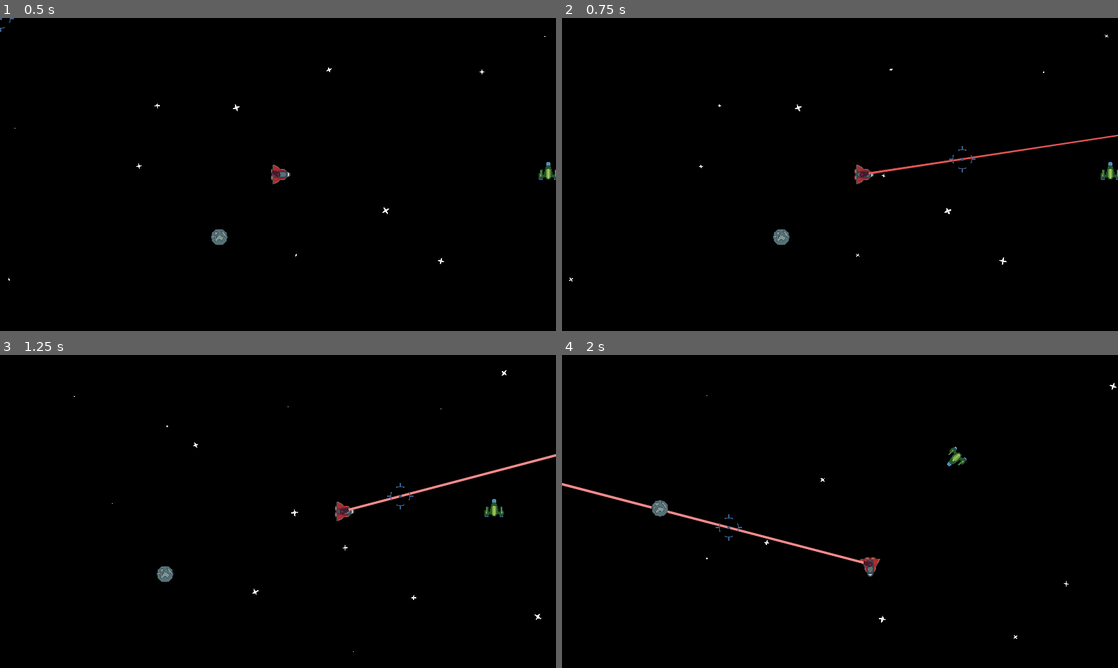
Above: before the commit, frames 1-4 (two rows, left to right).
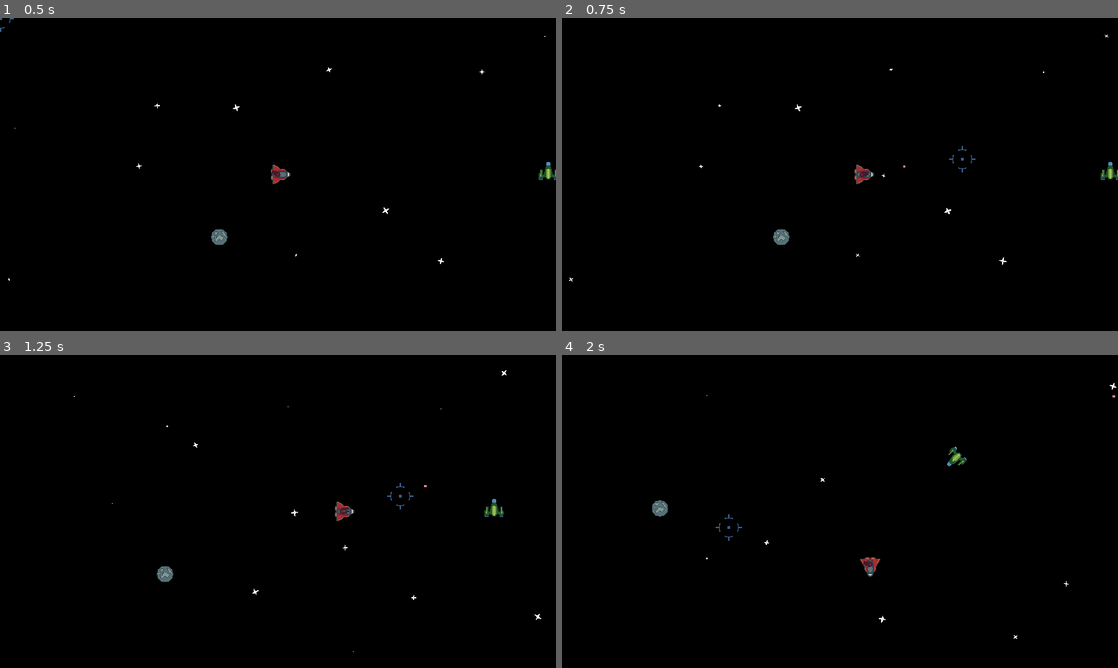
Above: after the commit, the same moments.

Repository: BulsonJ/Space_Shooter
Game: Godot game, scene res://World.tscn
Two runs of this game, one before a commit and one after it. Both use one fixed random seed, a clock stepped at 60 frames per second and the inputs below. The engine's default icon, where the game draws it, is replaced by a stand-in: a white triangle on a blue panel in a dark square.
Inputs (mouse positions are in pixels of both pictures, inside the frame that each line leads up to):
- Up to frame 1 (0.5 s): no input
- Up to frame 2 (0.75 s): move the mouse to (962, 158) at 0.52 s; press the mouse at (962, 158) at 0.53 s; hold D (move_right) from 0.53 s (still down)
- Up to frame 3 (1.25 s): keep holding D (move_right); tap 1 (weapon_1, bound only after the commit) at 0.8 s
- Up to frame 4 (2 s): move the mouse to (728, 527) at 1.27 s; release D (move_right) at 1.28 s; release the mouse at (728, 527) at 1.28 s; hold S (move_down) from 1.28 s (still down); tap 1 (weapon_1, bound only after the commit) at 1.35 s; tap 2 (weapon_2, bound only after the commit) at 1.55 s

Frame 1 is identical in both runs. In frame 2, 0.3% of the frame differs, in the area x 55-100%, y 37-50%; in frame 3, 0.4%; in frame 4, 0.5%, in the area x 0-100%, y 12-67%.

Commit message:
Cannon added
Rudimentary cannon implementation added.
Not much flexibility.
Turret images now attached to weapon.

TO FIX: Better bullet creation(not just multiple get_parent()s)

Diff:
--- a/Enemies/Enemy_1.gd
+++ b/Enemies/Enemy_1.gd
@@ -10,7 +10,6 @@
 
 var max_health := 2.0
 onready var health = max_health
-
 
 func _physics_process(delta: float) -> void:
 	if not _target:
--- a/Player/Player.gd
+++ b/Player/Player.gd
@@ -12,11 +12,18 @@
 onready var ship := $Ship
 onready var weapon_slot := $WeaponSlot
 
+onready var laser = preload("res://Weapons/LaserBeam/LaserBeam.tscn")
+onready var cannon = preload("res://Weapons/Cannon/Cannon.tscn")
+
 func _input(event: InputEvent) -> void:
 	if event.is_action_pressed("shoot"):
 		weapon_slot.fire()
 	if event.is_action_released("shoot"):
 		weapon_slot.stop_firing()
+	if event.is_action_pressed("weapon_1"):
+		weapon_slot.change_weapon(laser)
+	if event.is_action_pressed("weapon_2"):
+		weapon_slot.change_weapon(cannon)
 
 func _physics_process(delta: float) -> void:
 	var direction := Vector2(Input.get_action_strength("move_right") - Input.get_action_strength("move_left"), Input.get_action_strength("move_down") - Input.get_action_strength("move_up")).normalized()
--- a/Player/Player.tscn
+++ b/Player/Player.tscn
@@ -1,13 +1,12 @@
-[gd_scene load_steps=8 format=2]
+[gd_scene load_steps=7 format=2]
 
 [ext_resource path="res://Player/Player_Ship.png" type="Texture" id=1]
 [ext_resource path="res://Player/Player.gd" type="Script" id=2]
-[ext_resource path="res://Weapons/LaserBeam/LaserBeam.tscn" type="PackedScene" id=3]
 [ext_resource path="res://Player/WeaponSlot.gd" type="Script" id=4]
-[ext_resource path="res://Player/Player_Ship_Turret.png" type="Texture" id=5]
+[ext_resource path="res://Weapons/Cannon/Cannon.tscn" type="PackedScene" id=6]
 
 [sub_resource type="CircleShape2D" id=1]
-radius = 15.0
+radius = 14.0357
 
 [sub_resource type="CircleShape2D" id=2]
 radius = 13.0
@@ -21,17 +20,13 @@
 texture = ExtResource( 1 )
 offset = Vector2( 0, -5 )
 
-[node name="WeaponSlot" type="Node2D" parent="."]
+[node name="WeaponSlot" type="Position2D" parent="."]
 script = ExtResource( 4 )
-initial_weapon = NodePath("LaserBeam2D")
+initial_weapon = NodePath("Cannon")
 rotate_with_node = false
 rotation_node = NodePath("../Ship")
 
-[node name="LaserBeam2D" parent="WeaponSlot" instance=ExtResource( 3 )]
-
-[node name="Turret" type="Sprite" parent="WeaponSlot"]
-texture = ExtResource( 5 )
-offset = Vector2( 0, -5 )
+[node name="Cannon" parent="WeaponSlot" instance=ExtResource( 6 )]
 
 [node name="CollisionShape2D" type="CollisionShape2D" parent="."]
 shape = SubResource( 1 )
--- a/Player/WeaponSlot.gd
+++ b/Player/WeaponSlot.gd
@@ -11,7 +11,7 @@
 var current_weapon : Node = null
 
 func _ready() -> void:
-	current_weapon = get_node(initial_weapon)
+	current_weapon = get_child(0)
 
 func _physics_process(delta: float) -> void:
 	if rotate_with_node:
@@ -24,7 +24,6 @@
 		add_child(new_weapon)
 		current_weapon = new_weapon
 
-
 func fire() -> void:
 	if current_weapon.has_method("set_is_casting"):
 		current_weapon.is_casting = true
--- /dev/null
+++ b/Weapons/Cannon/Bullet.gd
@@ -0,0 +1,11 @@
+extends RigidBody2D
+
+
+# Declare member variables here. Examples:
+# var a: int = 2
+# var b: String = "text"
+
+
+# Called when the node enters the scene tree for the first time.
+func _ready() -> void:
+	pass # Replace with function body.
--- /dev/null
+++ b/Weapons/Cannon/Bullet.tscn
@@ -0,0 +1,18 @@
+[gd_scene load_steps=3 format=2]
+
+[ext_resource path="res://Weapons/Cannon/bullet.png" type="Texture" id=1]
+
+[sub_resource type="RectangleShape2D" id=1]
+extents = Vector2( 2, 2 )
+
+[node name="Bullet" type="RigidBody2D"]
+collision_layer = 4
+collision_mask = 9
+gravity_scale = 0.0
+continuous_cd = 1
+
+[node name="Sprite" type="Sprite" parent="."]
+texture = ExtResource( 1 )
+
+[node name="CollisionShape2D" type="CollisionShape2D" parent="."]
+shape = SubResource( 1 )
--- /dev/null
+++ b/Weapons/Cannon/Cannon.gd
@@ -0,0 +1,34 @@
+extends Node2D
+
+export(PackedScene) var bullet = preload("res://Weapons/Cannon/Bullet.tscn")
+export(float) var rate_of_fire = 0.3
+
+onready var shoot_timer = $ShootTimer
+
+var can_fire: bool = true
+var is_casting := false setget set_is_casting
+
+func fire() -> void:
+	var new_bullet : RigidBody2D = bullet.instance()
+	new_bullet.transform = $Muzzle.global_transform
+	new_bullet.apply_central_impulse(Vector2.UP.rotated(get_parent().rotation) * 500.0)
+	get_parent().get_parent().get_parent().add_child(new_bullet)
+
+	#new_bullet.position = get_parent().transform.xform($Muzzle.position)
+	#new_bullet.rotation = get_parent().rotation
+
+func set_is_casting(cast: bool) -> void:
+	is_casting = cast
+
+	if is_casting:
+		if shoot_timer.is_stopped():
+			fire()
+			shoot_timer.start(0.3)
+	else:
+		#shoot_timer.stop()
+		pass
+
+func _on_ShootTimer_timeout() -> void:
+	if is_casting:
+		fire()
+		shoot_timer.start(0.3)
--- /dev/null
+++ b/Weapons/Cannon/Cannon.tscn
@@ -0,0 +1,20 @@
+[gd_scene load_steps=3 format=2]
+
+[ext_resource path="res://Weapons/Cannon/Cannon.gd" type="Script" id=1]
+[ext_resource path="res://Player/Player_Ship_Turret.png" type="Texture" id=2]
+
+[node name="Cannon" type="Node2D"]
+script = ExtResource( 1 )
+
+[node name="Muzzle" type="Position2D" parent="."]
+position = Vector2( 0, -21 )
+
+[node name="Turret" type="Sprite" parent="."]
+texture = ExtResource( 2 )
+offset = Vector2( 0, -5 )
+
+[node name="ShootTimer" type="Timer" parent="."]
+wait_time = 0.3
+one_shot = true
+
+[connection signal="timeout" from="ShootTimer" to="." method="_on_ShootTimer_timeout"]
--- a/Weapons/LaserBeam/LaserBeam.tscn
+++ b/Weapons/LaserBeam/LaserBeam.tscn
@@ -1,7 +1,8 @@
-[gd_scene load_steps=7 format=2]
+[gd_scene load_steps=8 format=2]
 
 [ext_resource path="res://Weapons/LaserBeam/BeamParticle.png" type="Texture" id=1]
 [ext_resource path="res://Weapons/LaserBeam/LaserBeam.gd" type="Script" id=2]
+[ext_resource path="res://Player/Player_Ship_Turret2.png" type="Texture" id=3]
 
 [sub_resource type="Gradient" id=1]
 offsets = PoolRealArray( 0.124031, 0.534884, 1 )
@@ -57,4 +58,8 @@
 
 [node name="DamageTimer" type="Timer" parent="."]
 
+[node name="Sprite" type="Sprite" parent="."]
+texture = ExtResource( 3 )
+offset = Vector2( 0, -5 )
+
 [connection signal="timeout" from="DamageTimer" to="." method="_on_DamageTimer_timeout"]
--- a/project.godot
+++ b/project.godot
@@ -87,6 +87,16 @@
 "events": [ Object(InputEventMouseButton,"resource_local_to_scene":false,"resource_name":"","device":0,"alt":false,"shi …(212 unchanged characters)…
  ]
 }
+weapon_1={
+"deadzone": 0.5,
+"events": [ Object(InputEventKey,"resource_local_to_scene":false,"resource_name":"","device":0,"alt":false,"shift":false,"control":false,"meta":false,"command":false,"pressed":false,"scancode":49,"unicode":0,"echo":false,"script":null)
+ ]
+}
+weapon_2={
+"deadzone": 0.5,
+"events": [ Object(InputEventKey,"resource_local_to_scene":false,"resource_name":"","device":0,"alt":false,"shift":false,"control":false,"meta":false,"command":false,"pressed":false,"scancode":50,"unicode":0,"echo":false,"script":null)
+ ]
+}
 
 [layer_names]
 
Binary file added: Player/Player_Ship_Turret2.png
Not shown, added: Player/Player_Ship_Turret2.png.import
Binary file added: Weapons/Cannon/bullet.aseprite
Binary file added: Weapons/Cannon/bullet.png
Not shown, added: Weapons/Cannon/bullet.png.import
